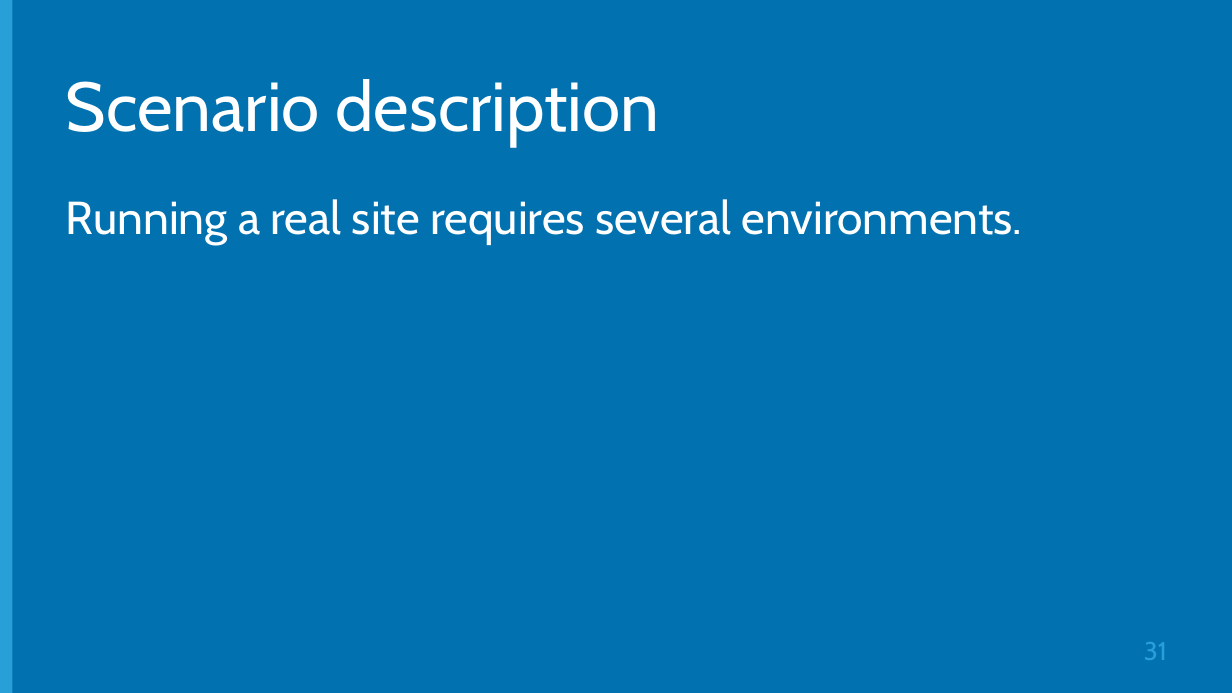
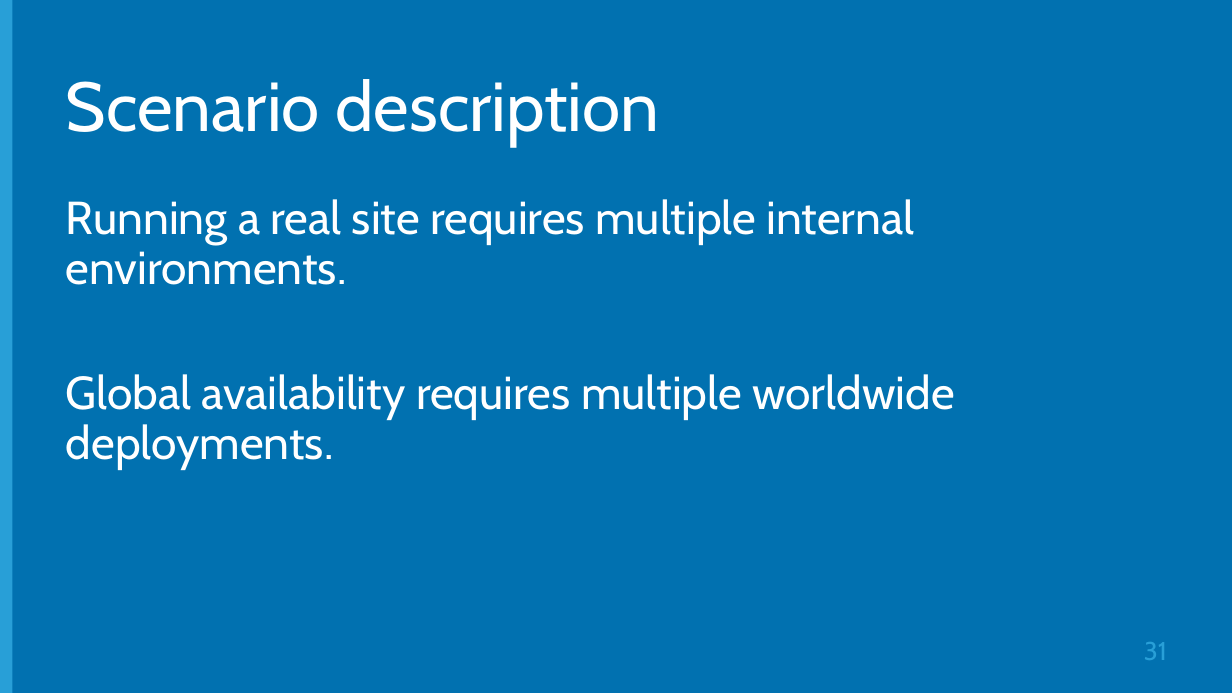
Before and after one commit to Microsoft-Web/DECK-ASPNET-in-Production, a slide deck: slide 31 of 6-ASPNET-in-Production.pptx. Drawn at 1232x693 pixels with LibreOffice and Linux fonts; fonts in the diff are those of the drawing; background and template pictures are left out. Boxes give left, top, right and bottom in pixels: in the first picture for what was removed or moved away, otherwise in the second. Text is boxed around its words. In the diff, an @@ line names an element or a change of style, - is before the commit and + after.

Commit message:
Updated Dev / Test / Multi-VM section

```diff
--- a/6-ASPNET-in-Production.pptx
+++ b/6-ASPNET-in-Production.pptx
@@ text at [66,199,954,470]: text changed @@
-Running a real site requires several environments.
+Running a real site requires multiple internal environments.
+Global availability requires multiple worldwide deployments.
```
Also in this commit, not shown: 2 other slides changed, 6 slides added, 4 slides removed.
